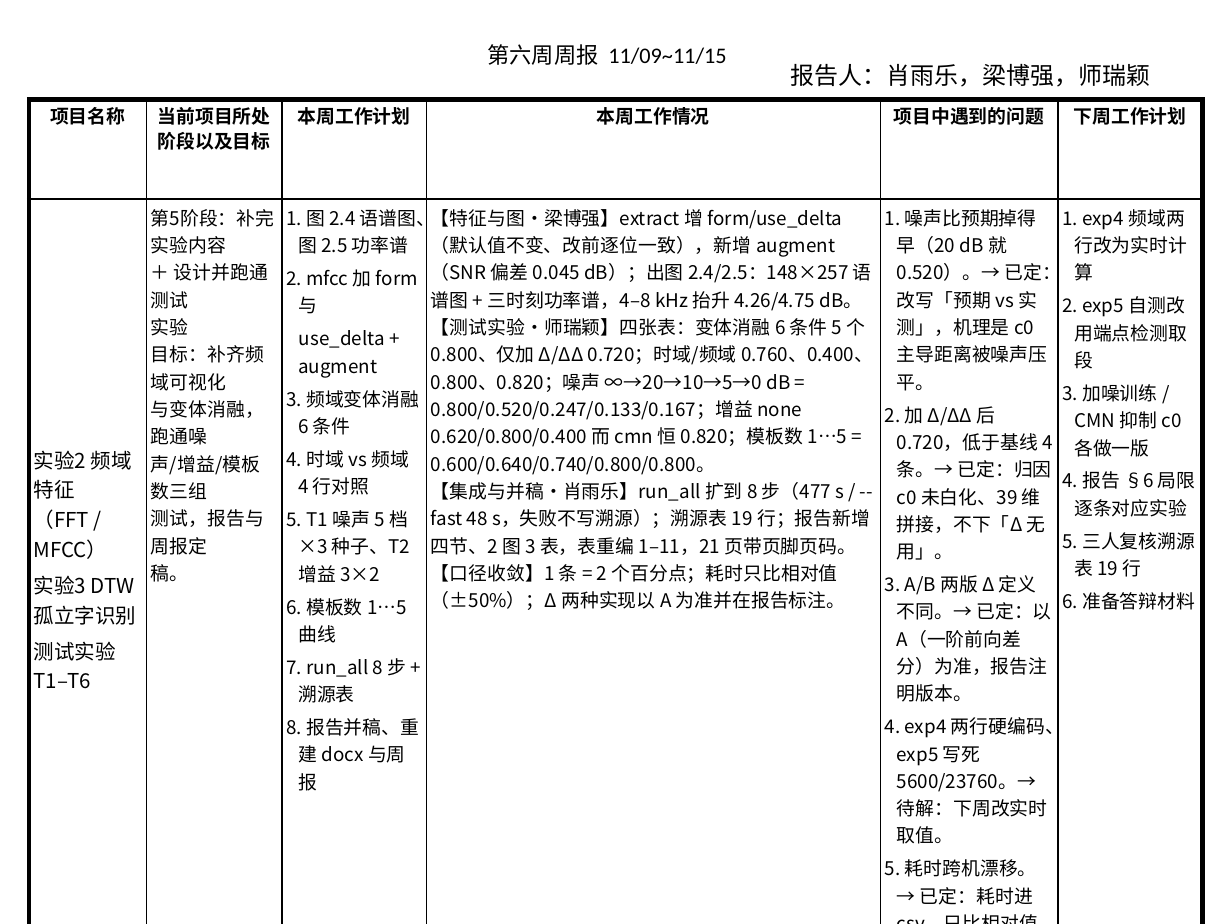
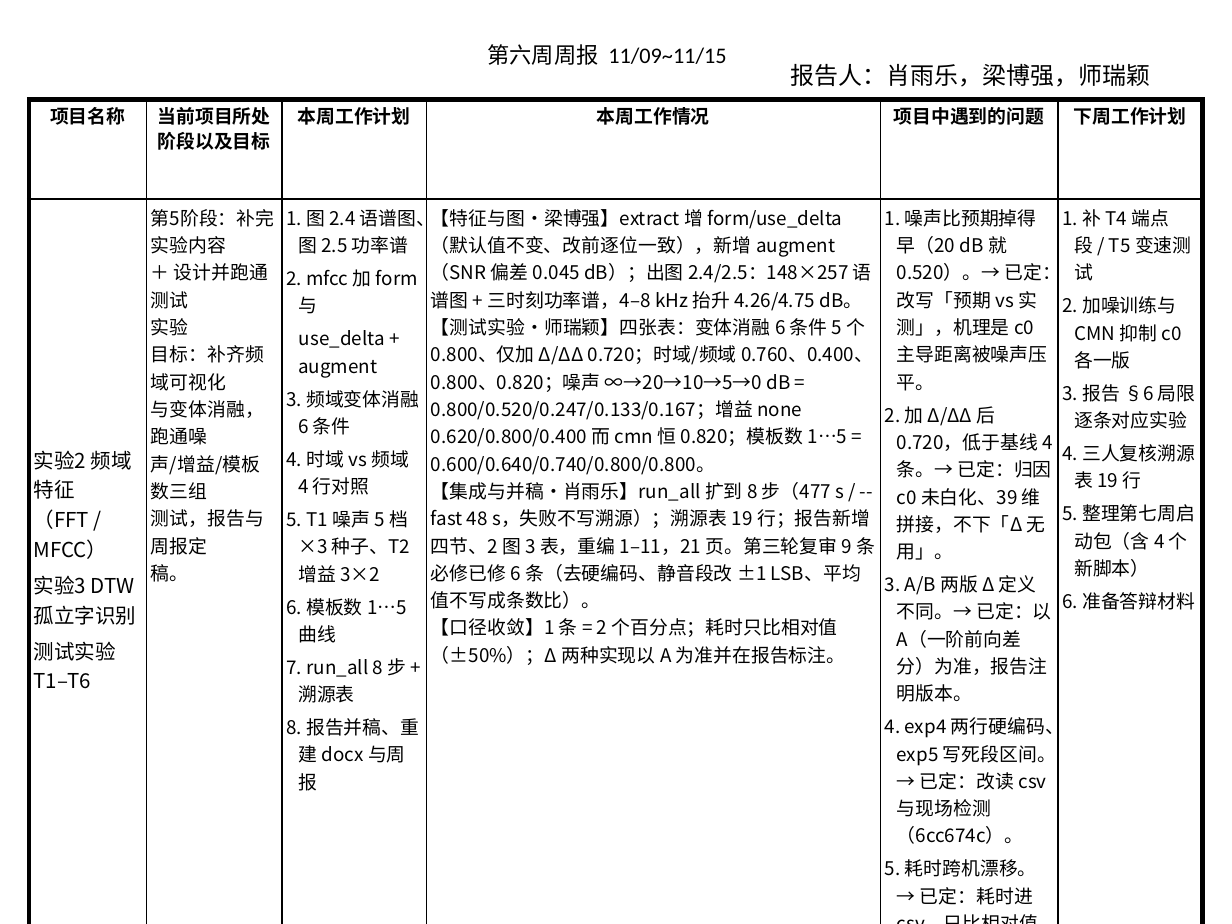
Before and after one commit to jinan2anle-web/dsp-lab, a slide deck: slide 1 of report/周报/第六周周报.pptx. Drawn at 1232x924 pixels with LibreOffice and Linux fonts; fonts in the diff are those of the drawing. Boxes give left, top, right and bottom in pixels: in the first picture for what was removed or moved away, otherwise in the second. Text is boxed around its words. In the diff, an @@ line names an element or a change of style, - is before the commit and + after.

Commit message:
docs: 工作汇总补第三轮复审 6 条已修与 3 条遗留；周报同步「已修 6 条」并把下周计划去重

```diff
--- a/report/周报/第六周周报.pptx
+++ b/report/周报/第六周周报.pptx
@@ table at box(30, 100, 1202, 909) @@
-row 2: 实验2 频域特征（FFT / MFCC） / 实验3 DTW 孤立字识别 / 测试实验 T1–T6 | 第5阶段：补完实验内容 / ＋ 设计并跑通测试 / 实验 / 目标：补齐频域可视化 / 与变体消融，跑通噪 / 声/增益/模板数三组 / 测试，报告与周报定 / 稿。 | 1. 图 2.4 语谱图、图 2.5 功率谱 / 2. mfcc 加 form 与 / use_delta + augment / 3. 频域变体消融 6 条件 / 4. 时域 vs 频域 4 行对照 / 5. T1 噪声 5 档×3 种子、T2 增益 3×2 / 6. 模板数 1…5 曲线 / 7. run_all 8 步 + 溯源表 / 8. 报告并稿、重建 docx 与周报 | 【特征与图·梁博强】extract 增 form/use_delta（默认值不变、改前逐位一致），新增 augment（SNR 偏差 0.045 dB）；出图 2.4/2.5：148×257 语谱图 + 三时刻功率谱，4–8 kHz 抬升 4.26/4.75 dB。 / 【测试实验·师瑞颖】四张表：变体消融 6 条件 5 个 0.800、仅加 Δ/ΔΔ 0.720；时域/频域 0.760、0.400、0.800、0.820；噪声 ∞→20→10→5→0 dB = 0.800/0.520/0.247/0.133/0.167；增益 none 0.620/0.800/0.400 而 cmn 恒 0.820；模板数 1…5 = 0.600/0.640/0.740/0.800/0.800。 / 【集成与并稿·肖雨乐】run_all 扩到 8 步（477 s / --fast 48 s，失败不写溯源）；溯源表 19 行；报告新增四节、2 图 3 表，表重编 1–11，21 页带页脚页码。 / 【口径收敛】1 条 = 2 个百分点；耗时只比相对值（±50%）；Δ 两种实现以 A 为准并在报告标注。 | 1. 噪声比预期掉得早（20 dB 就 0.520）。→ 已定：改写「预期 vs 实测」，机理是 c0 主导距离被噪声压平。 / 2. 加 Δ/ΔΔ 后 0.720，低于基线 4 条。→ 已定：归因 c0 未白化、39 维拼接，不下「Δ 无用」。 / 3. A/B 两版 Δ 定义不同。→ 已定：以 A（一阶前向差分）为准，报告注明版本。 / 4. exp4 两行硬编码、exp5 写死 5600/23760。→ 待解：下周改实时取值。 / 5. 耗时跨机漂移。→ 已定：耗时进 csv、只比相对值。 | 1. exp4 频域两行改为实时计算 / 2. exp5 自测改用端点检测取段 / 3. 加噪训练 / CMN 抑制 c0 各做一版 / 4. 报告 §6 局限逐条对应实验 / 5. 三人复核溯源表 19 行 / 6. 准备答辩材料
+row 2: 实验2 频域特征（FFT / MFCC） / 实验3 DTW 孤立字识别 / 测试实验 T1–T6 | 第5阶段：补完实验内容 / ＋ 设计并跑通测试 / 实验 / 目标：补齐频域可视化 / 与变体消融，跑通噪 / 声/增益/模板数三组 / 测试，报告与周报定 / 稿。 | 1. 图 2.4 语谱图、图 2.5 功率谱 / 2. mfcc 加 form 与 / use_delta + augment / 3. 频域变体消融 6 条件 / 4. 时域 vs 频域 4 行对照 / 5. T1 噪声 5 档×3 种子、T2 增益 3×2 / 6. 模板数 1…5 曲线 / 7. run_all 8 步 + 溯源表 / 8. 报告并稿、重建 docx 与周报 | 【特征与图·梁博强】extract 增 form/use_delta（默认值不变、改前逐位一致），新增 augment（SNR 偏差 0.045 dB）；出图 2.4/2.5：148×257 语谱图 + 三时刻功率谱，4–8 kHz 抬升 4.26/4.75 dB。 / 【测试实验·师瑞颖】四张表：变体消融 6 条件 5 个 0.800、仅加 Δ/ΔΔ 0.720；时域/频域 0.760、0.400、0.800、0.820；噪声 ∞→20→10→5→0 dB = 0.800/0.520/0.247/0.133/0.167；增益 none 0.620/0.800/0.400 而 cmn 恒 0.820；模板数 1…5 = 0.600/0.640/0.740/0.800/0.800。 / 【集成与并稿·肖雨乐】run_all 扩到 8 步（477 s / --fast 48 s，失败不写溯源）；溯源表 19 行；报告新增四节、2 图 3 表，重编 1–11，21 页。第三轮复审 9 条必修已修 6 条（去硬编码、静音段改 ±1 LSB、平均值不写成条数比）。 / 【口径收敛】1 条 = 2 个百分点；耗时只比相对值（±50%）；Δ 两种实现以 A 为准并在报告标注。 | 1. 噪声比预期掉得早（20 dB 就 0.520）。→ 已定：改写「预期 vs 实测」，机理是 c0 主导距离被噪声压平。 / 2. 加 Δ/ΔΔ 后 0.720，低于基线 4 条。→ 已定：归因 c0 未白化、39 维拼接，不下「Δ 无用」。 / 3. A/B 两版 Δ 定义不同。→ 已定：以 A（一阶前向差分）为准，报告注明版本。 / 4. exp4 两行硬编码、exp5 写死段区间。→ 已定：改读 csv 与现场检测（6cc674c）。 / 5. 耗时跨机漂移。→ 已定：耗时进 csv、只比相对值。 | 1. 补 T4 端点段 / T5 变速测试 / 2. 加噪训练与 CMN 抑制 c0 各一版 / 3. 报告 §6 局限逐条对应实验 / 4. 三人复核溯源表 19 行 / 5. 整理第七周启动包（含 4 个新脚本） / 6. 准备答辩材料
```
Also in this commit, not shown: 1 other file.
